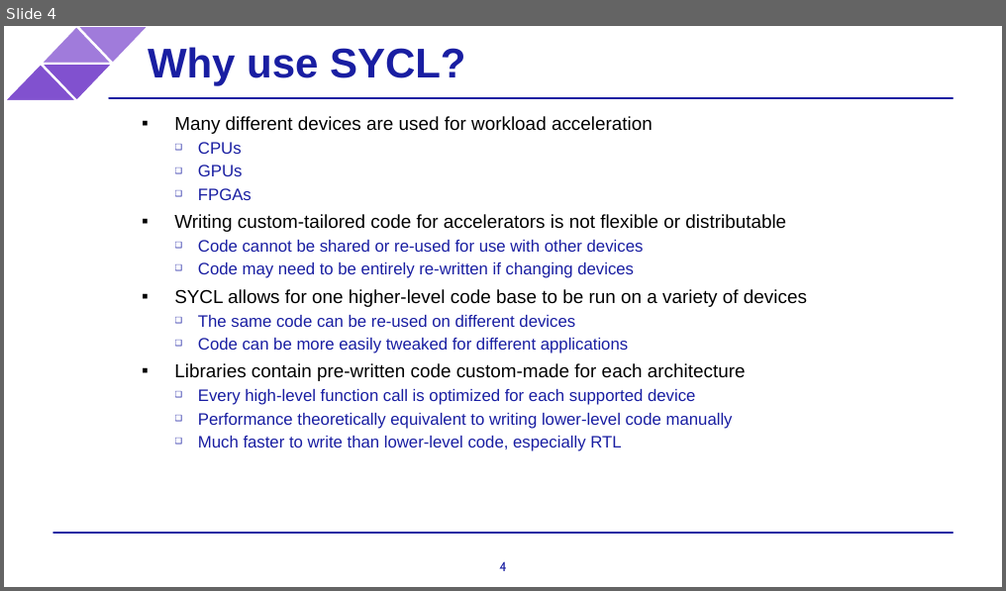
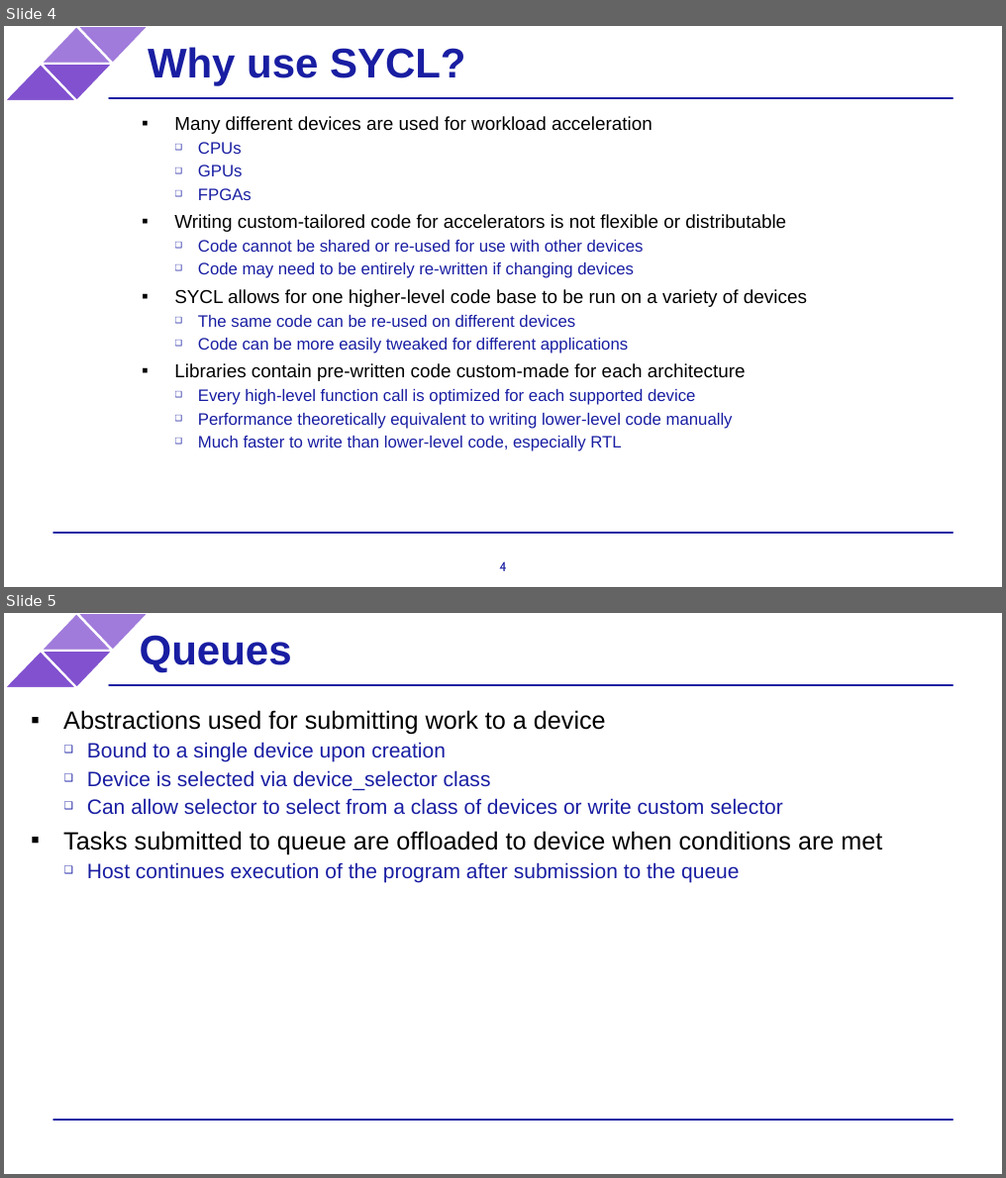
Before and after one commit to BenjaminMFindley/Reconfig-2-SYCL-DPCPP, a slide deck: Slides/SYCL intro.pptx. Shown one above the other, each under a label of ours: slide 4 before the commit, slides 4 and 5 after it. The pictures are 1006x591 and 1006x1178 pixels, drawn with LibreOffice and Linux fonts; fonts in the diff are those of the drawing; background and template pictures are left out. Boxes give left, top, right and bottom in pixels: in the first picture for what was removed or moved away, otherwise in the second. Text is boxed around its words. In the diff, an @@ line names an element or a change of style, - is before the commit and + after.

Commit message:
Queues, device selection slides

```diff
--- a/Slides/SYCL intro.pptx
+++ b/Slides/SYCL intro.pptx
@@ slide 5 added at <box>4,613,1002,1174</box>, background #FFFFFF; not listed: 6 template elements that a slide beside it also shows @@
@@ title added at <box>140,635,292,673</box>, 40 pt, text #191EA2, bold @@
+Queues
@@ text added at <box>63,710,882,882</box>, 20 pt, text #191EA2 @@
+▪ Abstractions used for submitting work to a device
+  ❑ Bound to a single device upon creation
+  ❑ Device is selected via device_selector class
+  ❑ Can allow selector to select from a class of devices or write custom selector
+▪ Tasks submitted to queue are offloaded to device when conditions are met
+  ❑ Host continues execution of the program after submission to the queue
```
Also in this commit, not shown: 3 other slides added.
